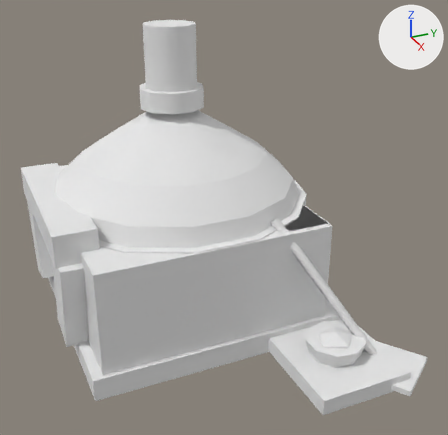
A saved change to the glTF model game/assets/props/blender/oven.glb.
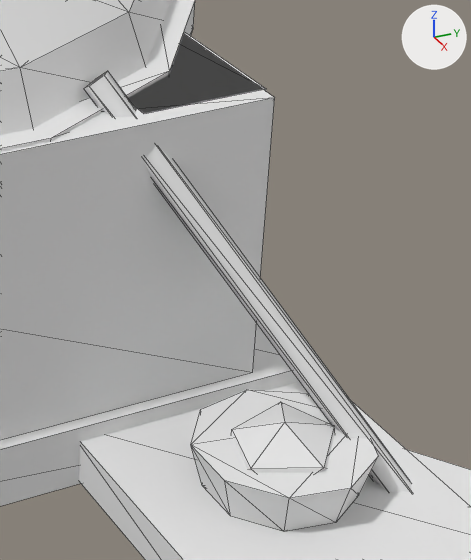
There are two pictures of each version: one whole from a 50 mm lens placed at (2.41, -0.99, 1.71), pointed at (0.09, 0.05, 0.55), one close up on the part from 54% to 89% of the width and 45% to 87% of the height. Every picture has the same lights, and +X, +Y and +Z are marked at upper right. The first two pictures are the older version. The close-ups show mesh edges as thin lines. Vertices at exactly the same position are counted once.

Names of what the first close-up shows: 'oven'.
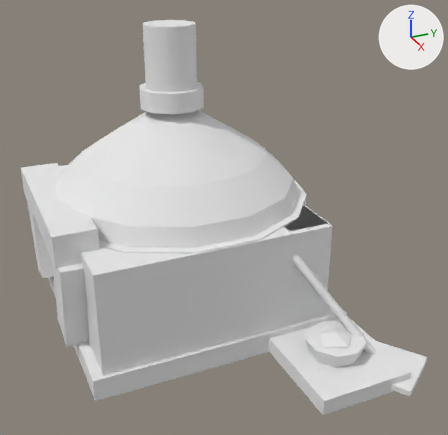
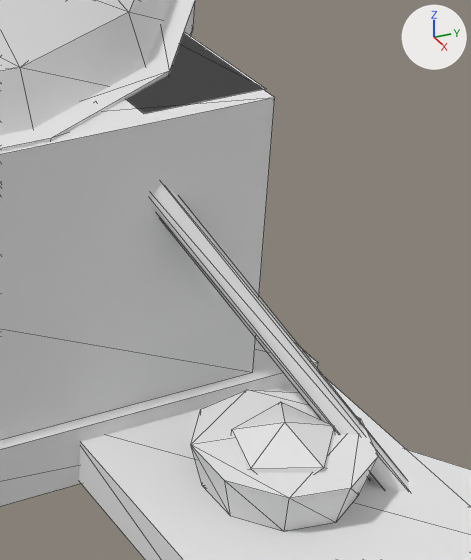
Boxes [x1, y1, x2, y2] around the edits, measured in the close-ups (471 x 560 px; the box of a moved part takes in the faces that stretch with it):
part 1 of me_oven, moved or reshaped
    before: [84, 71, 412, 492]
    after: [150, 184, 409, 491]

The change in detail:
me_oven has 296 vertices, 558 faces and spans x -0.91..0.91, y -0.72..0.72, z 0.0..1.36.
me_oven is used by ob_oven; location (0.0, 0.0, 0.0).
Before the commit, vertices of me_oven: 243 (0.29, 0.21, 0.61) at pixel (107, 70), 245 (0.31, 0.2, 0.61) at pixel (104, 75), 247 (0.31, 0.18, 0.6) at pixel (89, 86), 249 (0.28, 0.18, 0.59) at pixel (83, 88), 251 (0.27, 0.2, 0.59) at pixel (95, 79).
Part 1, on me_oven:
Vertices 243, 245, 247, 249, 251 of me_oven move by (-0.02, 0.0, -0.05).
